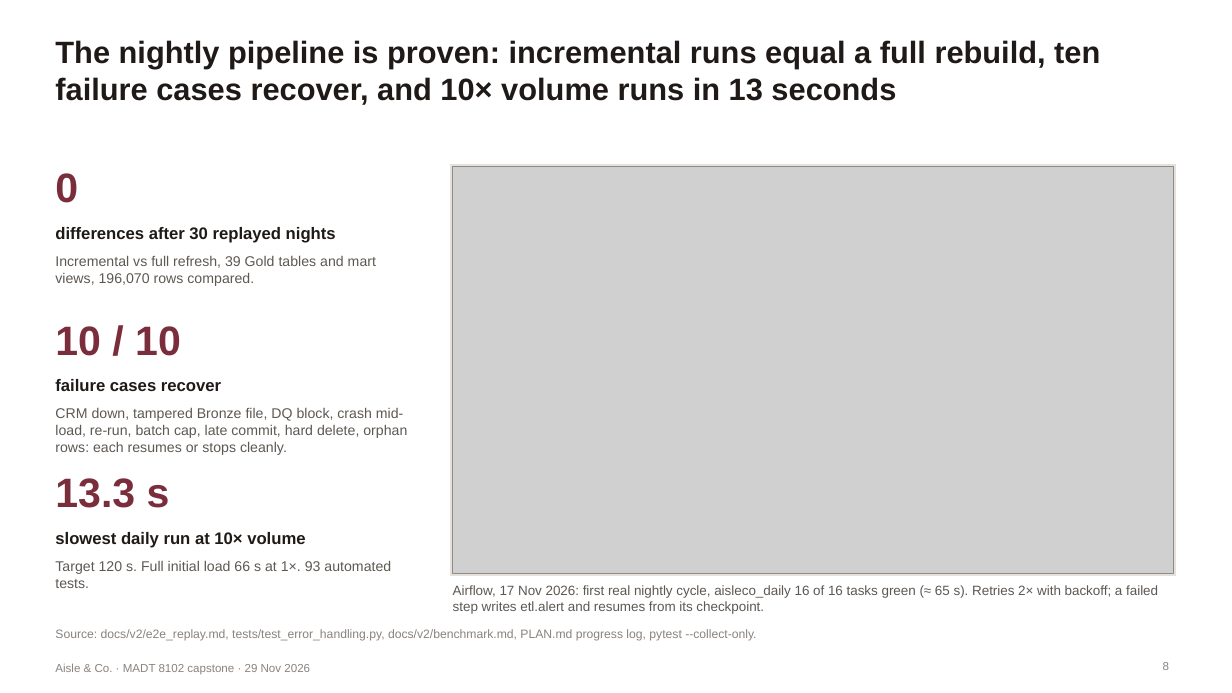
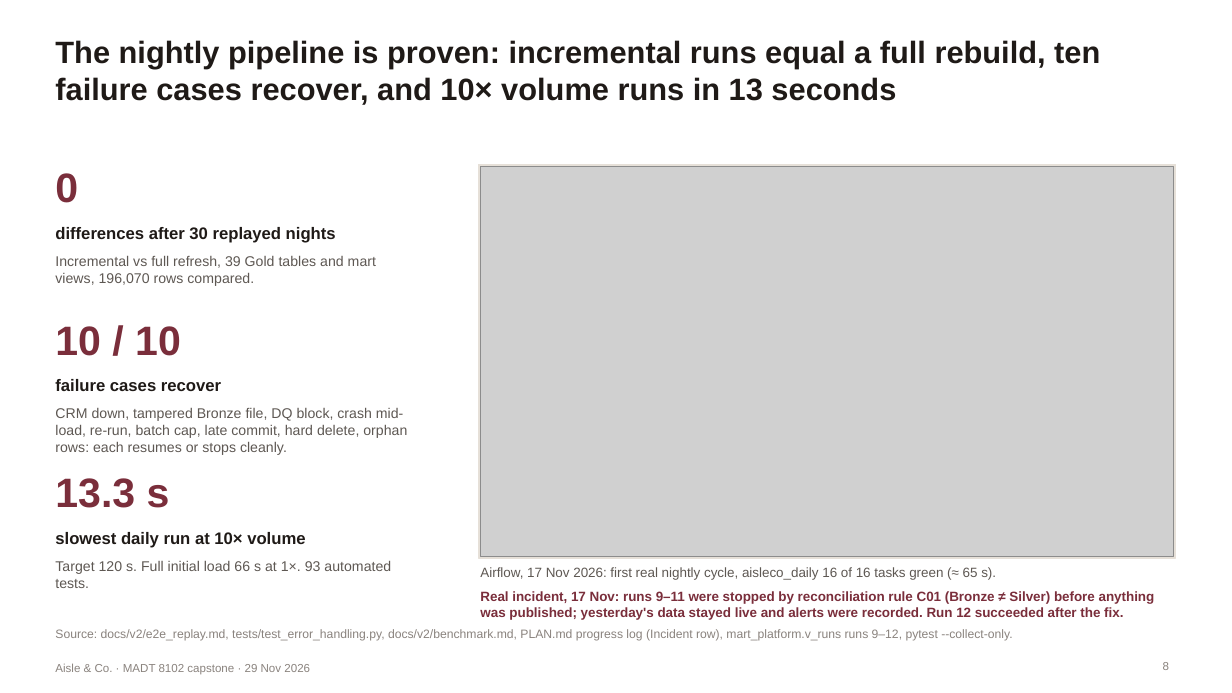
Before and after one commit to hhej/aisleco-analytics-platform, a slide deck: slide 8 of docs/v2/deliverables/AisleCo_Final_Presentation.pptx. Drawn at 1232x693 pixels with LibreOffice and Linux fonts; fonts in the diff are those of the drawing; grey boxes stand for pictures. Boxes give left, top, right and bottom in pixels: in the first picture for what was removed or moved away, otherwise in the second. Text is boxed around its words. In the diff, an @@ line names an element or a change of style, - is before the commit and + after.

```diff
--- a/docs/v2/deliverables/AisleCo_Final_Presentation.pptx
+++ b/docs/v2/deliverables/AisleCo_Final_Presentation.pptx
@@ rectangle: place and size @@
-rectangle at box(451, 165, 1176, 576)
+rectangle at box(479, 165, 1176, 558)
@@ picture: place and size @@
-picture at box(453, 166, 1174, 574)
+picture at box(481, 166, 1174, 556)
@@ text at box(480, 567, 996, 580): text changed @@
-Airflow, 17 Nov 2026: first real nightly cycle, aisleco_daily 16 of 16 tasks green (≈ 65 s). Retries 2× with backoff; a failed step writes etl.alert and resumes from its checkpoint.
+Airflow, 17 Nov 2026: first real nightly cycle, aisleco_daily 16 of 16 tasks green (≈ 65 s).
@@ text added at box(480, 591, 1155, 620), 10.5 pt, text #7A2E3B, bold @@
+Real incident, 17 Nov: runs 9–11 were stopped by reconciliation rule C01 (Bronze ≠ Silver) before anything was published; yesterday's data stayed live and alerts were recorded. Run 12 succeeded after the fix.
@@ text at box(55, 629, 1012, 641): text changed @@
-Source: docs/v2/e2e_replay.md, tests/test_error_handling.py, docs/v2/benchmark.md, PLAN.md progress log, pytest --collect-only.
+Source: docs/v2/e2e_replay.md, tests/test_error_handling.py, docs/v2/benchmark.md, PLAN.md progress log (Incident row), mart_platform.v_runs runs 9–12, pytest --collect-only.
```
Also in this commit, not shown: 1 other slide changed, 3 other files.
